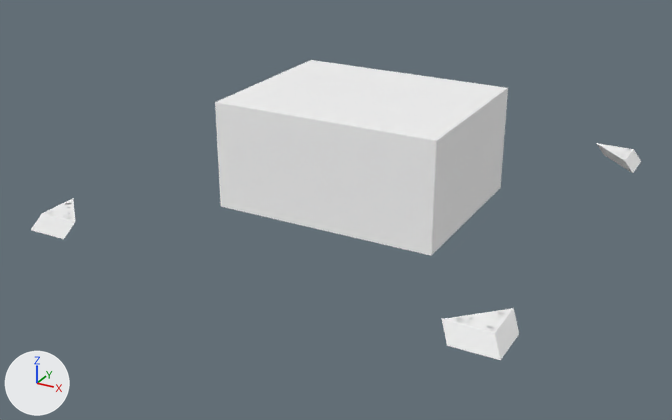
Before and after pictures for a commit that changed the glTF model fukao/model/01.glb.
Camera for both pictures: a camera (50 mm lens) standing at (78.7, -150.6, 74.7) and looking at (-1.1, -5.4, 2.1). The lights are fixed; the arrows at lower left show +X, +Y and +Z. Where no turn or scale is listed for an object, it has been applied to the vertices.

Names of what the first picture shows: 'Mall Only', 'Stage'.
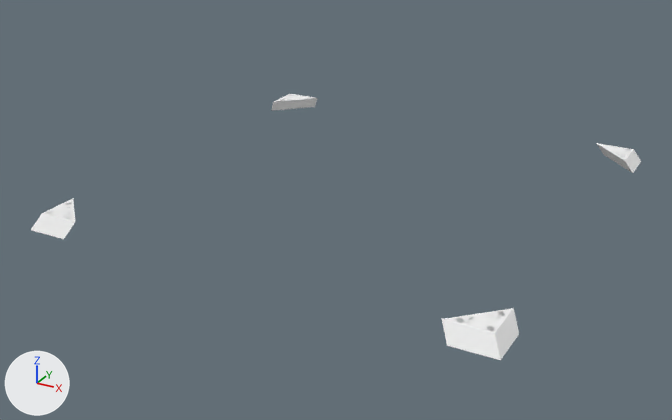
Where the newer file only moved an object's origin or applied its transform, the numbers keep the older frame.

The change in detail:
Object 'Mall Only' (ob_mall_only) is deleted.

Where the change shows, as pixel boxes [x1, y1, x2, y2] in the pictures (672 x 420 px):
'Mall Only', deleted
    before: [215, 60, 508, 255]
